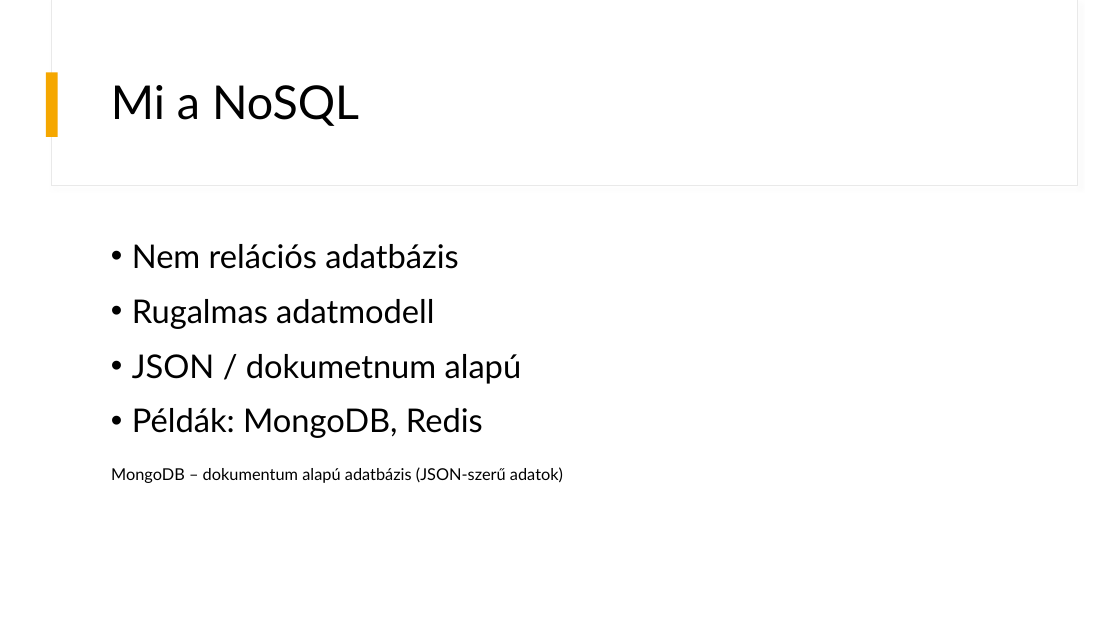
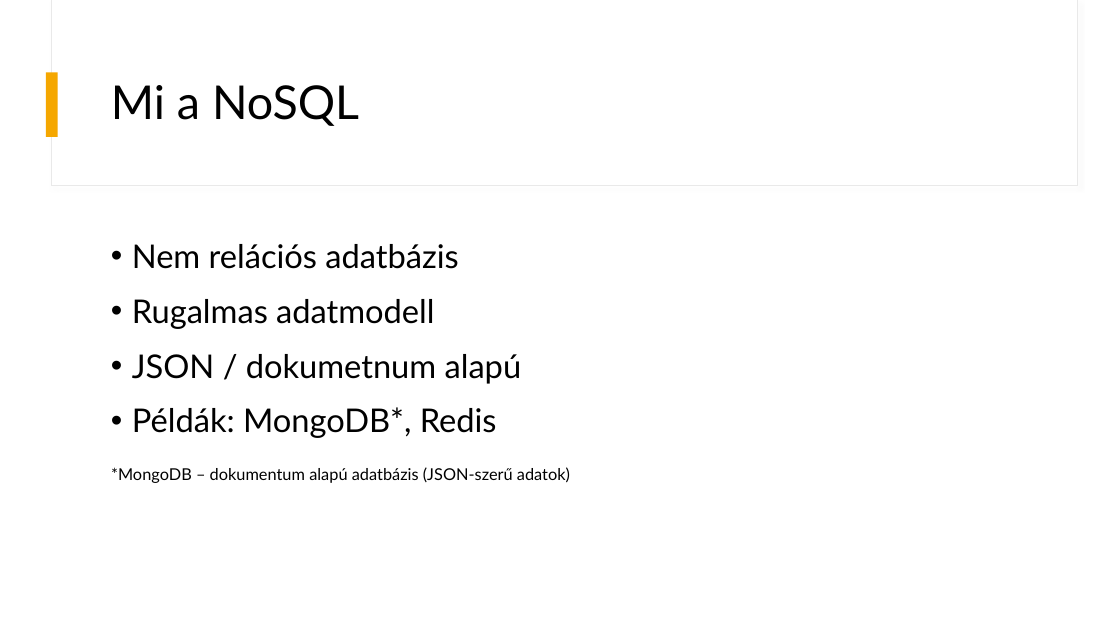
Before and after one commit to LukaPollo/NoSQL-Sql-ElasticSearch-IKT, a slide deck: slide 4 of presentation/IKT NoSql Sql Elastic Search.pptx. Drawn at 1120x630 pixels with LibreOffice and Linux fonts; fonts in the diff are those of the drawing. Boxes give left, top, right and bottom in pixels: in the first picture for what was removed or moved away, otherwise in the second. Text is boxed around its words. In the diff, an @@ line names an element or a change of style, - is before the commit and + after.

```diff
--- a/presentation/IKT NoSql Sql Elastic Search.pptx
+++ b/presentation/IKT NoSql Sql Elastic Search.pptx
@@ text at [132, 407, 497, 438]: text changed @@
-• Példák: MongoDB, Redis
+• Példák: MongoDB*, Redis
@@ text at [111, 467, 570, 483]: text changed @@
-MongoDB – dokumentum alapú adatbázis (JSON-szerű adatok)
+*MongoDB – dokumentum alapú adatbázis (JSON-szerű adatok)
```
Also in this commit, not shown: 1 other slide changed.
